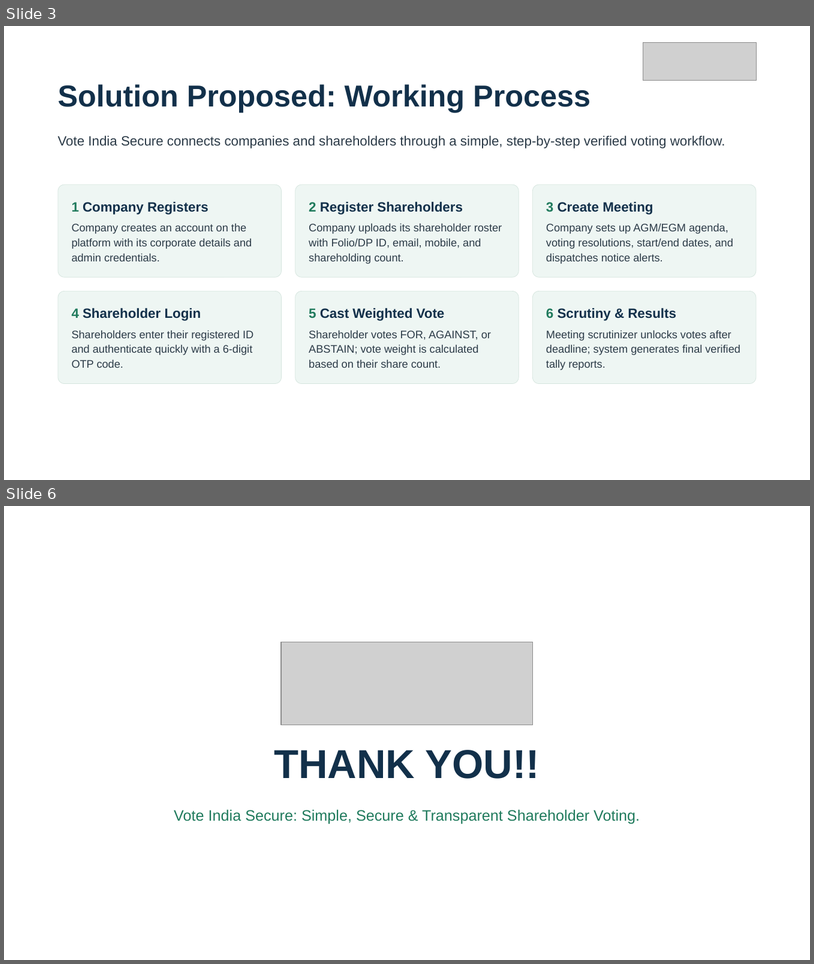
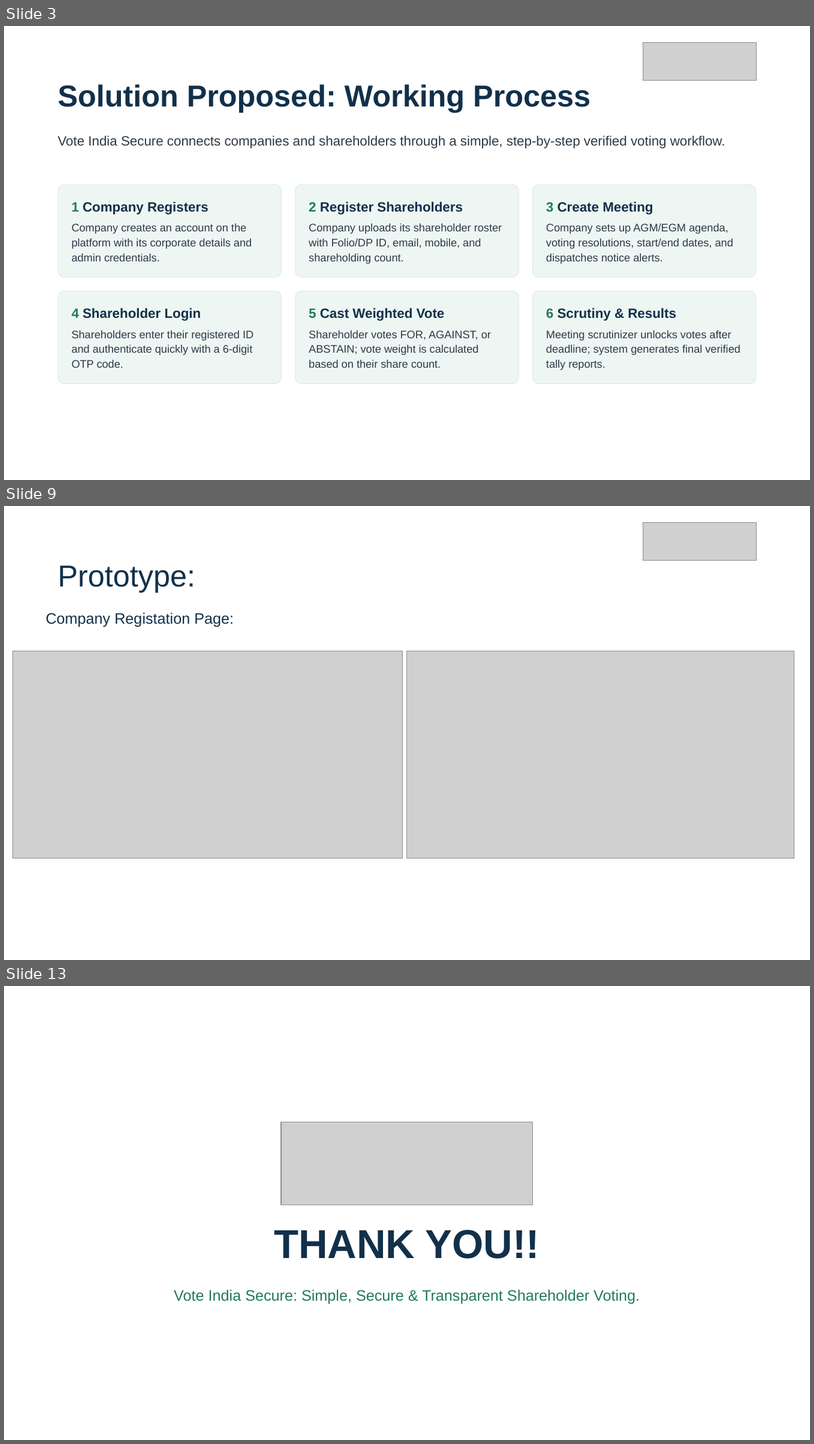
Before and after one commit to Arunkumar30102006/Shareholder-voting-platform, a slide deck: Vote_India_Secure_Review-0.pptx. Shown one above the other, each under a label of ours: slides 3 and 6 before the commit, slides 3, 9 and 13 after it; the slides between them are not shown. The pictures are 814x964 and 814x1444 pixels, drawn with LibreOffice and Linux fonts; fonts in the diff are those of the drawing; grey boxes stand for pictures. Boxes give left, top, right and bottom in pixels: in the first picture for what was removed or moved away, otherwise in the second. Text is boxed around its words. In the diff, an @@ line names an element or a change of style, - is before the commit and + after.

```diff
--- a/Vote_India_Secure_Review-0.pptx
+++ b/Vote_India_Secure_Review-0.pptx
@@ slide 9 added at [4, 506, 810, 960], background #FFFFFF @@
@@ picture added at [644, 523, 757, 561] @@
@@ title added at [58, 565, 196, 592], 36 pt, text #12304A @@
+Prototype:
@@ text added at [46, 612, 234, 627], 18 pt, text #12304A @@
+Company Registation Page:
@@ picture added at [12, 651, 402, 858] @@
@@ picture added at [407, 651, 795, 858] @@
@@ what was slide 6 is now slide 13 @@
```
Also in this commit, not shown: 3 slides changed, 6 other slides added, 18 other files.
